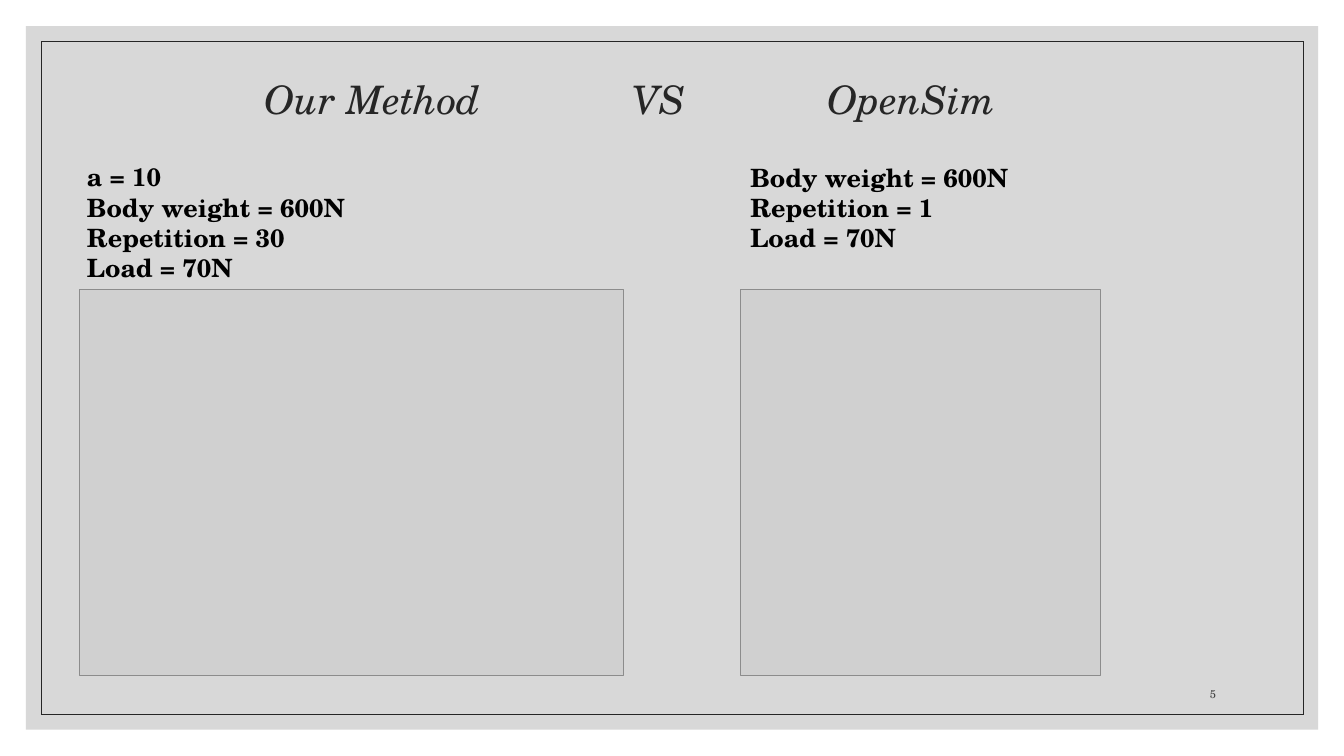
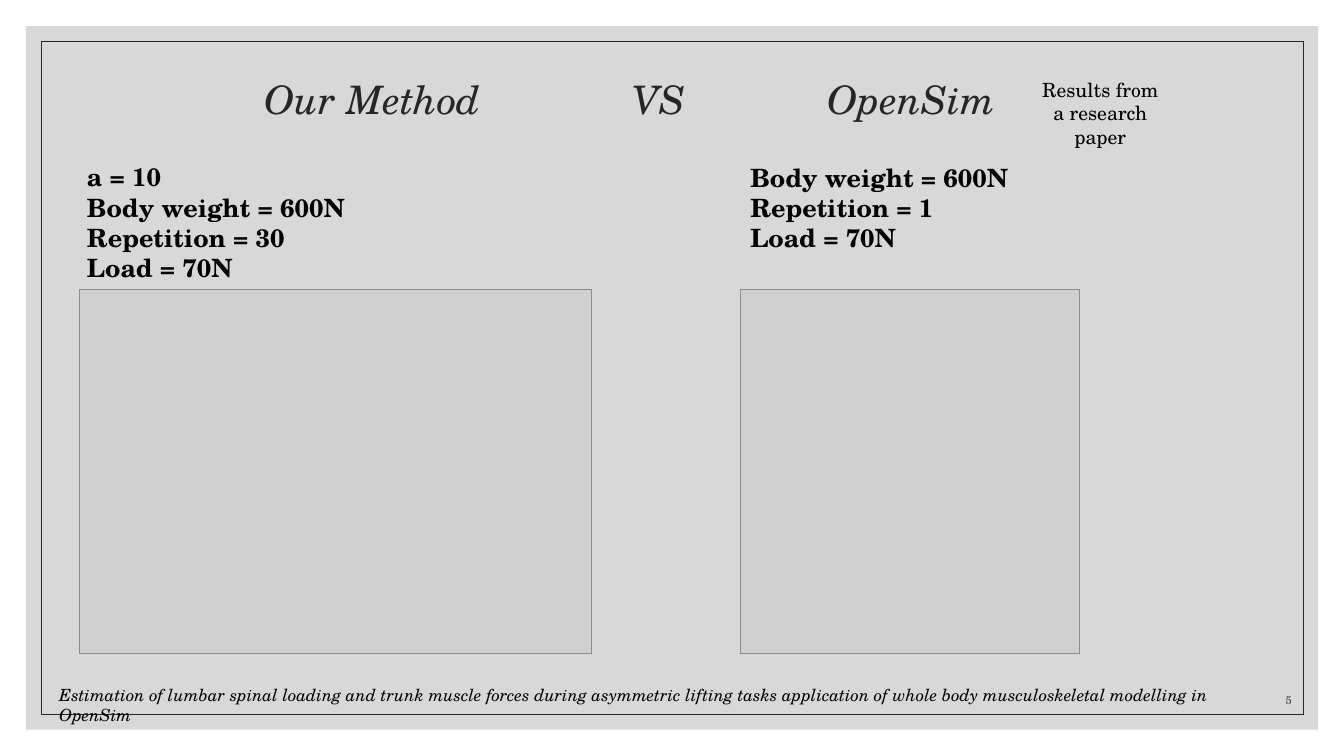
Before and after one commit to Albertlor/URECA, a slide deck: slide 5 of Meeting_Materials/Ergonomics Semester 2 Week 11.pptx. Drawn at 1344x756 pixels with LibreOffice and Linux fonts; fonts in the diff are those of the drawing; grey boxes stand for pictures. Boxes give left, top, right and bottom in pixels: in the first picture for what was removed or moved away, otherwise in the second. Text is boxed around its words. In the diff, an @@ line names an element or a change of style, - is before the commit and + after.

```diff
--- a/Meeting_Materials/Ergonomics Semester 2 Week 11.pptx
+++ b/Meeting_Materials/Ergonomics Semester 2 Week 11.pptx
@@ text added at bbox=[1042, 82, 1158, 148], 14 pt, text #000000 @@
+Results from a research paper
@@ picture: place and size @@
-picture at bbox=[80, 290, 624, 676]
+picture at bbox=[80, 290, 593, 653]
@@ picture: place and size @@
-picture at bbox=[741, 290, 1101, 676]
+picture at bbox=[741, 290, 1081, 653]
@@ text added at bbox=[59, 688, 1208, 705], 12 pt, text #000000, italic @@
+Estimation of lumbar spinal loading and trunk muscle forces during asymmetric lifting tasks application of whole body musculoskeletal modelling in OpenSim
@@ page number: place and size @@
-page number at bbox=[1210, 690, 1216, 698]
+page number at bbox=[1286, 696, 1292, 704]
```
Also in this commit, not shown: 4 other slides changed, 4 slides added, 1 slide removed, 10 other files.
